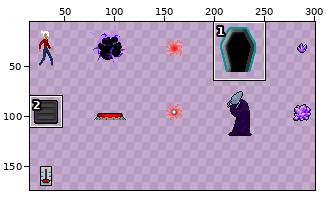
File history of a sprite sheet, map-src/objects.png. The picture above shows the old version from afar; the outline marks the close-up.
Close-up. Before the commit:
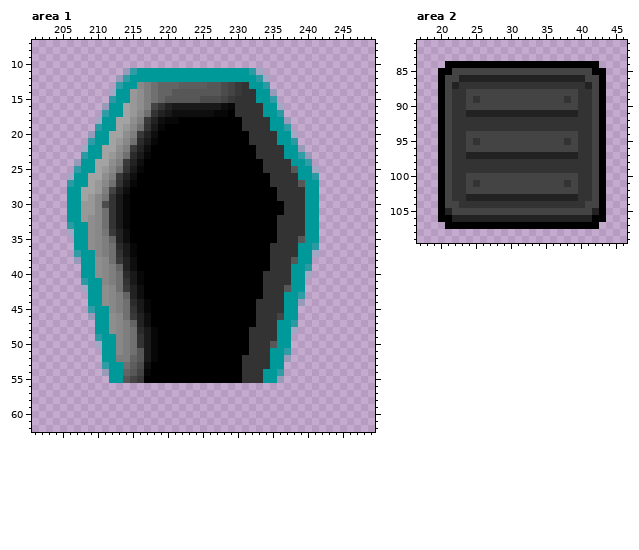
The file is 320x192 pixels. Colours within 5 levels of each other are drawn and written as one. Shown: area 1: x 201..249, y 7..62; area 2: x 17..46, y 81..109. The wide view leaves out empty margins. The commit also changed other parts of the picture, which this record leaves out.
The same view after the edit:
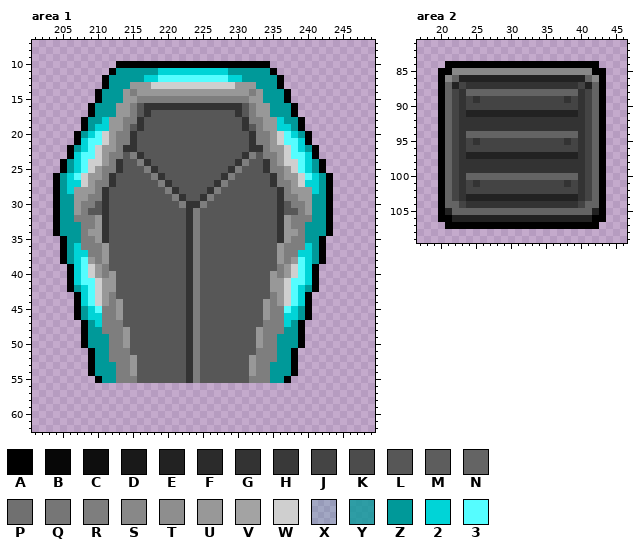
Palette (. is transparent): A #000000  B #070707  C #0e0e0e  D #191919  E #222222  F #2b2b2b  G #333333  H #393939  J #444444  K #4c4c4c  L #575757  M #5d5d5d  N #646464  P #707070  Q #767676  R #7e7e7e  S #888888  T #8e8e8e  U #989898  V #a3a3a3  W #cfcfcf  X #0099992c  Y #009999c3  Z #009999  2 #00d4d7  3 #55fdff
From old to new:
Changed rows in their new state; - is an unchanged pixel.
Area 1:
first column x 204:
10 ---------AAAAAAAAAAAAAAAAAAAAAA---------
11 --------AZZZ---2222222222---ZZZA--------
12 -------AZZZ--22333333333322--ZZZA-------
13 -------AZZ-UUUWWWWWWWWWWWWUUU-ZZA-------
14 ------AZZ-URUUUUUUUUUUUUUUUURU-ZZA------
15 ------AZZ-U-R-RRRRRRRRRRRRRRUU-ZZA------
16 -----AZZ-UURLGG-GGGGGGGGGG-LRUU-ZZA-----
17 -----AZZ-UURLGLLLLLLLLLLLL-LRUU-ZZA-----
18 ----AZZ2UURRGLLLLLLLLLLLLLL-RRUU2ZZA----
19 ----AZ22UURLGLLLLLLLLLLLLLL-LRUU22ZA----
20 ---AZ23WURRGLLLLLLLLLLLLLLLL-RRUW32ZA---
21 ---A233WURRGLLLLLLLLLLLLLLLL-RRUW332A---
22 --AZ23WUURGGLLLLLLLLLLLLLLLLG-RUUW32ZA--
23 --A233WURRLRGLLLLLLLLLLLLLLGRLRRUW332A--
24 -AZ23WWURGLLRGLLLLLLLLLLLLGRLL-RUWW32ZA-
25 -AZ23WURRGLLLRGLLLLLLLLLLGRLLL-RRUW32ZA-
26 AZ23WUURGLLLLLRGLLLLLLLLGRLLLLL-RUUW32ZA
27 AZ22WURRGLLLLLLRGLLLLLLGRLLLLLL-RRUW22ZA
28 AZ2UUURGLLLLLLLLRGLLLLGRLLLLLLLL-RUUU2ZA
29 AZ-UURRGLLLLLLLLLRGLLGRLLLLLLLLL-RRUU-ZA
30 AZ-URRLGLLLLLLLLLLRGGRLLLLLLLLLLGLRRU-ZA
31 AZ-URLLGLLLLLLLLLLLGRLLLLLLLLLLLGLLRU-ZA
32 AZ-RRRUGLLLLLLLLLLLGRLLLLLLLLLLL-URRR-ZA
33 AZZ-RRUGLLLLLLLLLLLGRLLLLLLLLLLL-URR--ZA
34 AZZ-RUUGLLLLLLLLLLLGRLLLLLLLLLLL-UUR--ZA
35 -AZ-RRUGLLLLLLLLLLLGRLLLLLLLLLLL-URR--A-
36 -AZ2RRRULLLLLLLLLLLGRLLLLLLLLLLLURRR2ZA-
37 -AZ22RRULLLLLLLLLLLGRLLLLLLLLLLLURR22ZA-
38 -AZ23URULLLLLLLLLLLGRLLLLLLLLLLLURU32ZA-
39 --A23WURLLLLLLLLLLLGRLLLLLLLLLLLRUW32A--
40 --A23WURULLLLLLLLLLGRLLLLLLLLLLURUW32A--
41 --A233WUULLLLLLLLLLGRLLLLLLLLLLUUW332A--
42 --AZ23WUULLLLLLLLLLGRLLLLLLLLLLUUW32ZA--
43 ---A23WURLLLLLLLLLLGRLLLLLLLLLLRUW32A---
44 ---A23WURULLLLLLLLLGRLLLLLLLLLURUW32A---
45 ---AZ23RRULLLLLLLLLGRLLLLLLLLLURR32ZA---
46 ---AZ22RRULLLLLLLLLGRLLLLLLLLLURR22ZA---
47 ----AZ2RRRLLLLLLLLLGRLLLLLLLLLRRR2ZA----
48 ----AZ-RRRULLLLLLLLGRLLLLLLLLURRR-ZA----
49 ----AZZ-RRULLLLLLLLGRLLLLLLLLURR--ZA----
50 ----AZZ-RRULLLLLLLLGRLLLLLLLLURR--ZA----
51 -----AZ-RR-L-LLLLLLGRLLLLLLLLRRR-ZA-----
52 -----AZ-R--U-LLLLLLGRLLLLLLLURRR-ZA-----
53 -----AZZ-RRULLLLLLLGRLLLLLLLURR--ZA-----
54 -----AZZ-RRULLLLLLLGRLLLLLLLURR-ZZA-----
55 ------AZ-RRRLLLLLLLGRLLLLLLLRRR-ZA------
Area 2:
first column x 21:
 85 -SSSSSSSSSSSSSSSSSSSS-
 86 SN------------------NS
 87 N-J----------------J-N
 88 NJ-NNNNNNNNNNNNNNNN-JN
 89 NJ------------------JN
 90 NJ------------------JN
 91 NJ------------------JN
 92 NJ------------------JN
 93 NJ------------------JN
 94 NJ-NNNNNNNNNNNNNNNN-JN
 95 NJ------------------JN
 96 NJ------------------JN
 97 NJ------------------JN
 98 NJ------------------JN
 99 NJ------------------JN
100 NJ-NNNNNNNNNNNNNNNN-JN
101 NJ------------------JN
102 NJ------------------JN
103 NJ------------------JN
104 NNJ----------------JNN
105 -NNNNNNNNNNNNNNNNNNNN-
Boxes around the changes in both close-ups, in picture pixels (x1, y1, x2, y2):
changed: (53, 61, 333, 383)
changed: (445, 68, 599, 215)
